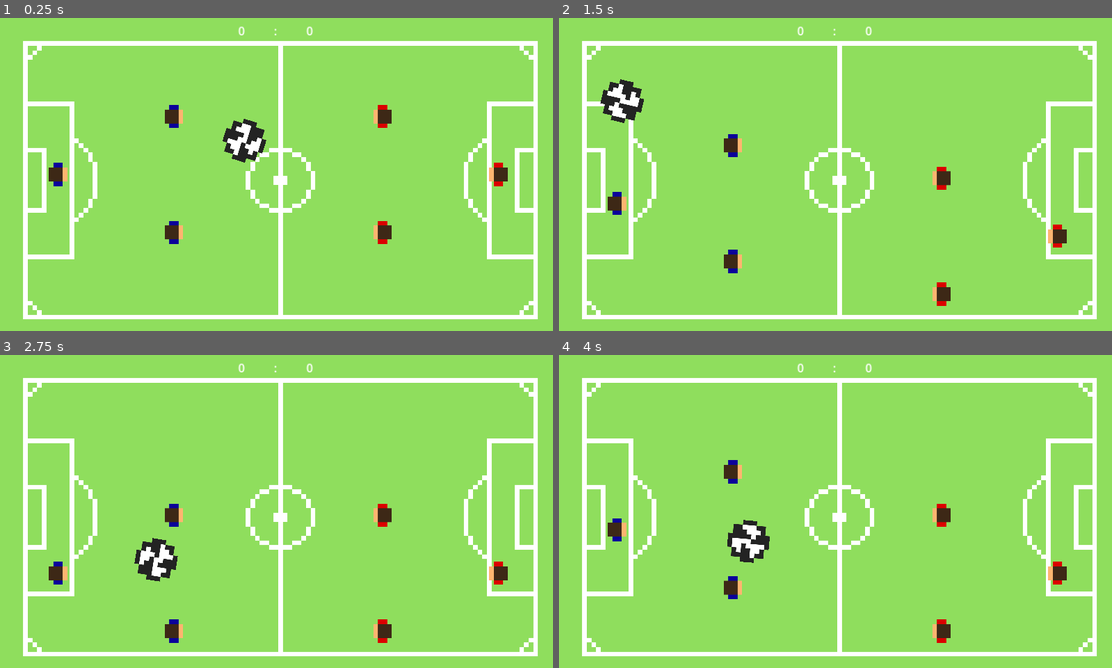
Above: before the commit, frames 1-4 (two rows, left to right).
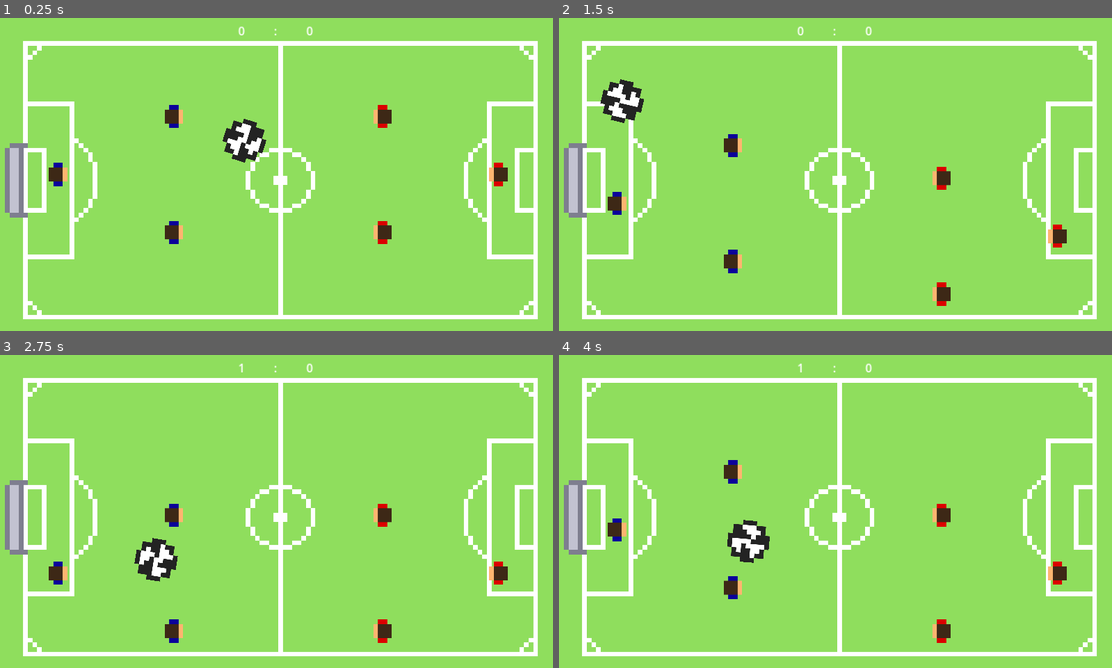
Above: after the commit, the same moments.

Repository: HephaistosForge/Boltzplatz
Game: Godot game, scene res://world.tscn
The game is run twice, just before and just after one commit, with the same random seed, the same clock (stepped at 60 frames per second) and the same inputs. The engine's default icon, where the game draws it, is replaced by a stand-in: a white triangle on a blue panel in a dark square.
Inputs:
- Up to frame 1 (0.25 s): no input
- Up to frame 2 (1.5 s): hold Down (down_player_right) 0.53-1.28 s; hold S (down_player_left) from 1.28 s (still down)
- Up to frame 3 (2.75 s): release S (down_player_left) at 2.03 s; hold Down (down_player_right) from 2.03 s (still down)
- Up to frame 4 (4 s): release Down (down_player_right) at 2.78 s; hold W (up_player_left) 2.78-3.53 s; hold S (down_player_left) from 3.53 s (still down)

The runs differ from the first frame. In frame 1, 0.8% of the frame differs, in the area x 0-6%, y 40-64%; in frame 2, 0.8%; in frame 3, 0.8%, in the area x 0-45%, y 2-64%; in frame 4, 0.8%.

Commit message:
add left goal

Diff:
--- /dev/null
+++ b/scenes/goal/goal.gd
@@ -0,0 +1,27 @@
+extends Area2D
+
+@export var goal_position: GOAL_POSITION = GOAL_POSITION.LEFT
+
+@onready var score = get_parent().get_parent().get_node("Score")
+@onready var ball = get_parent().get_parent().get_node("Ball")
+
+enum GOAL_POSITION {
+	LEFT,
+	RIGHT
+}
+
+# Called when the node enters the scene tree for the first time.
+func _ready():
+	pass # Replace with function body.
+
+
+# Called every frame. 'delta' is the elapsed time since the previous frame.
+func _process(delta):
+	pass
+
+
+func _on_body_entered(body):
+	if goal_position == GOAL_POSITION.LEFT:
+		score.add_one_to_player_left()
+	elif goal_position == GOAL_POSITION.RIGHT:
+		score.add_one_to_player_right()
--- a/scenes/goal/goal.tscn
+++ b/scenes/goal/goal.tscn
@@ -1,3 +1,19 @@
-[gd_scene format=3 uid="uid://tlptqlhf13g2"]
+[gd_scene load_steps=4 format=3 uid="uid://tlptqlhf13g2"]
 
-[node name="Node2D" type="Node2D"]
+[ext_resource type="Script" path="res://scenes/goal/goal.gd" id="1_krolx"]
+[ext_resource type="Texture2D" uid="uid://duqef2nfd4dal" path="res://assets/Tor.png" id="1_scsi5"]
+
+[sub_resource type="RectangleShape2D" id="RectangleShape2D_emwfy"]
+size = Vector2(64, 256)
+
+[node name="Goal" type="Area2D"]
+script = ExtResource("1_krolx")
+
+[node name="Sprite2D" type="Sprite2D" parent="."]
+texture = ExtResource("1_scsi5")
+
+[node name="CollisionShape2D" type="CollisionShape2D" parent="."]
+position = Vector2(-8, 0)
+shape = SubResource("RectangleShape2D_emwfy")
+
+[connection signal="body_entered" from="." to="." method="_on_body_entered"]
--- a/world.tscn
+++ b/world.tscn
@@ -6,6 +6,7 @@
 [ext_resource type="PackedScene" uid="uid://cxm1fivt4iyj8" path="res://scenes/background/background.tscn" id="6_msyo4"]
 [ext_resource type="PackedScene" uid="uid://bwlgpfw2654jo" path="res://scenes/rods_with_figures/rod_with_two_figures.tscn" id="6_royt5"]
 [ext_resource type="PackedScene" uid="uid://cq3sbjobha5ku" path="res://scenes/rods_with_figures/rod_with_one_figure.tscn" id="7_0dwlg"]
+[ext_resource type="PackedScene" uid="uid://tlptqlhf13g2" path="res://scenes/goal/goal.tscn" id="7_a8vwf"]
 
 [node name="World" type="Node2D"]
 
@@ -66,3 +67,8 @@
 [node name="RodWithTwoFigures" parent="Rods/PlayerRight" instance=ExtResource("6_royt5")]
 position = Vector2(1320, 540)
 _player_type = 1
+
+[node name="Goals" type="Node" parent="."]
+
+[node name="GoalLeft" parent="Goals" instance=ExtResource("7_a8vwf")]
+position = Vector2(57, 560)
Binary file added: assets/Tor.png
Not shown, added: assets/Tor.png.import
Not shown: 1 places in world.tscn that only renumber resources
